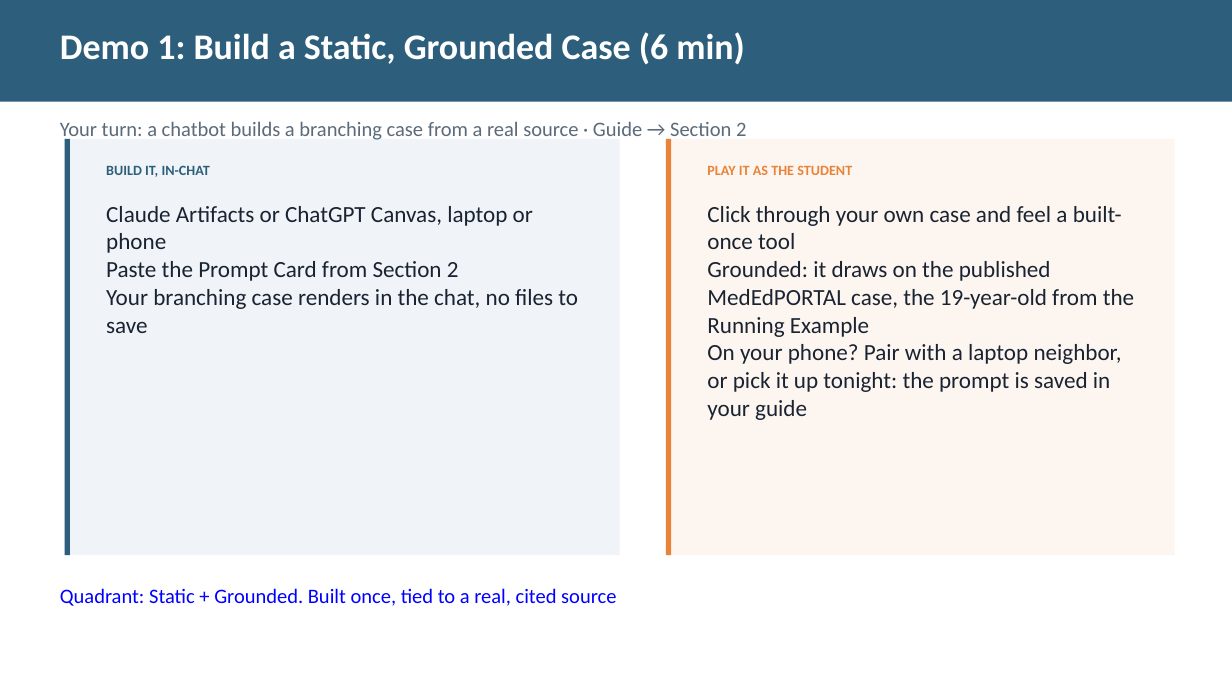
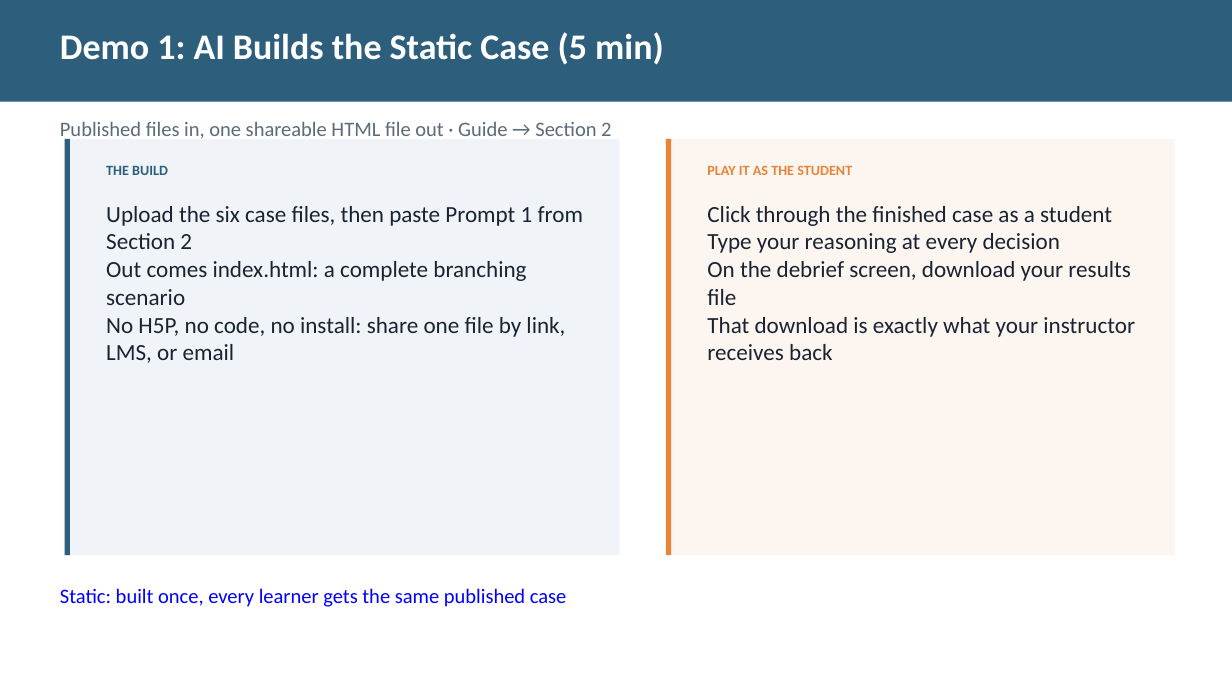
Before and after one commit to diana-brewer/digital-learning-unlocked, a slide deck: slide 5 of Digital Learning Unlocked - Slide Deck.pptx. Drawn at 1232x694 pixels with LibreOffice and Linux fonts; fonts in the diff are those of the drawing. Boxes give left, top, right and bottom in pixels: in the first picture for what was removed or moved away, otherwise in the second. Text is boxed around its words. In the diff, an @@ line names an element or a change of style, - is before the commit and + after.

```diff
--- a/Digital Learning Unlocked - Slide Deck.pptx
+++ b/Digital Learning Unlocked - Slide Deck.pptx
@@ text at [60,32,664,65]: text changed @@
-Demo 1: Build a Static, Grounded Case (6 min)
+Demo 1: AI Builds the Static Case (5 min)
@@ text at [60,121,611,142]: text changed @@
-Your turn: a chatbot builds a branching case from a real source · Guide → Section 2
+Published files in, one shareable HTML file out · Guide → Section 2
@@ text at [106,166,168,175]: text changed @@
-BUILD IT, IN-CHAT
+THE BUILD
@@ text at [106,206,583,363]: text changed @@
-Claude Artifacts or ChatGPT Canvas, laptop or phone
-Paste the Prompt Card from Section 2
-Your branching case renders in the chat, no files to save
+Upload the six case files, then paste Prompt 1 from Section 2
+Out comes index.html: a complete branching scenario
+No H5P, no code, no install: share one file by link, LMS, or email
@@ text at [707,206,1135,360]: text changed @@
-Click through your own case and feel a built-once tool
-Grounded: it draws on the published MedEdPORTAL case, the 19-year-old from the Running Example
-On your phone? Pair with a laptop neighbor, or pick it up tonight: the prompt is saved in your guide
+Click through the finished case as a student
+Type your reasoning at every decision
+On the debrief screen, download your results file
+That download is exactly what your instructor receives back
@@ text at [60,588,567,607]: text changed @@
-Quadrant: Static + Grounded. Built once, tied to a real, cited source
+Static: built once, every learner gets the same published case
```
Also in this commit, not shown: 6 other slides changed, 2 slides added, 3 slides removed, 3 other files.
